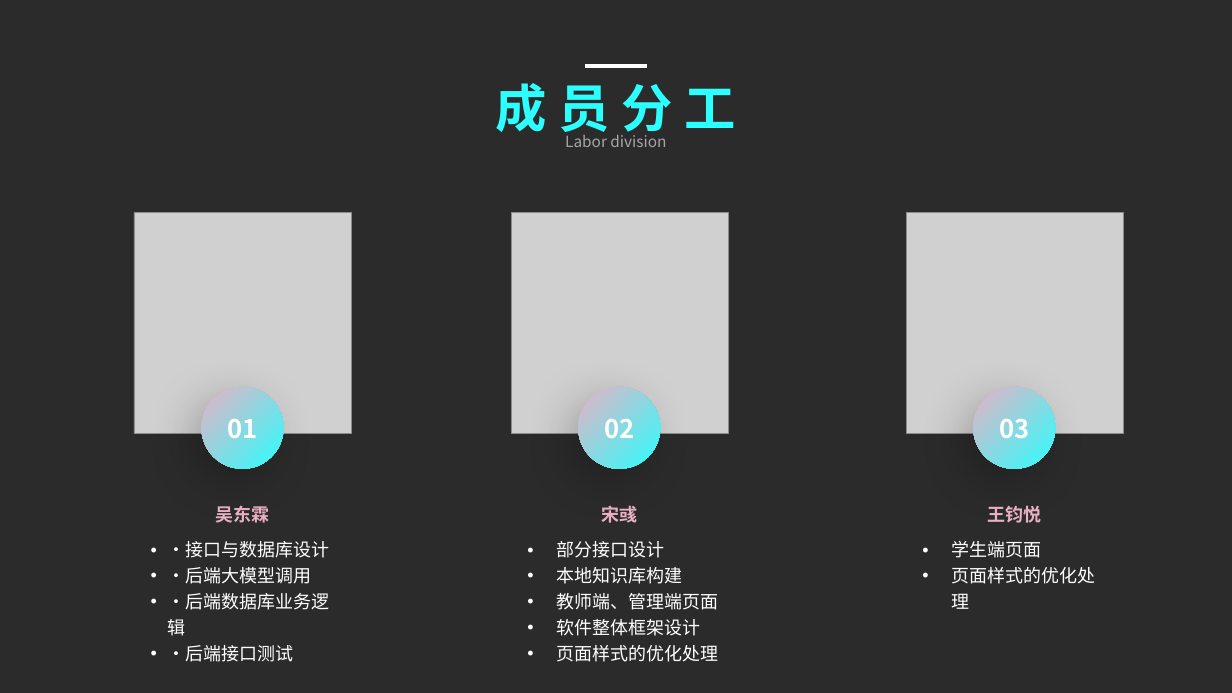
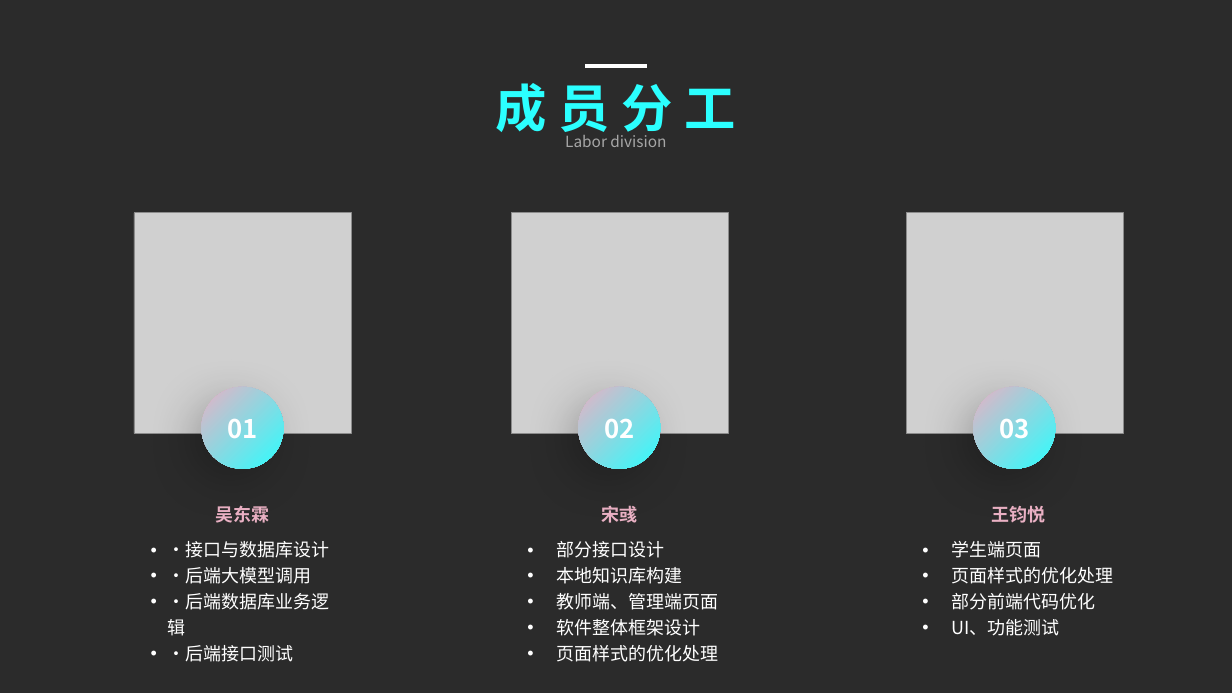
Before and after one commit to HyperKindred/MentorX, a slide deck: slide 5 of docs/实训答辩.pptx. Drawn at 1232x693 pixels with LibreOffice and Linux fonts; fonts in the diff are those of the drawing; grey boxes stand for pictures; background and template pictures are left out; a plain dark background stands for a picture behind light text. Boxes give left, top, right and bottom in pixels: in the first picture for what was removed or moved away, otherwise in the second. Text is boxed around its words. In the diff, an @@ line names an element or a change of style, - is before the commit and + after.

```diff
--- a/docs/实训答辩.pptx
+++ b/docs/实训答辩.pptx
@@ text "王钧悦": place and size @@
-text "王钧悦" at bbox=[987, 505, 1041, 523]
+text "王钧悦" at bbox=[991, 505, 1045, 523]
@@ text at bbox=[951, 593, 1095, 636]: paragraphs added @@
+• 部分前端代码优化
+• UI、功能测试
```
Also in this commit, not shown: 2 other slides changed, 1 other file.
